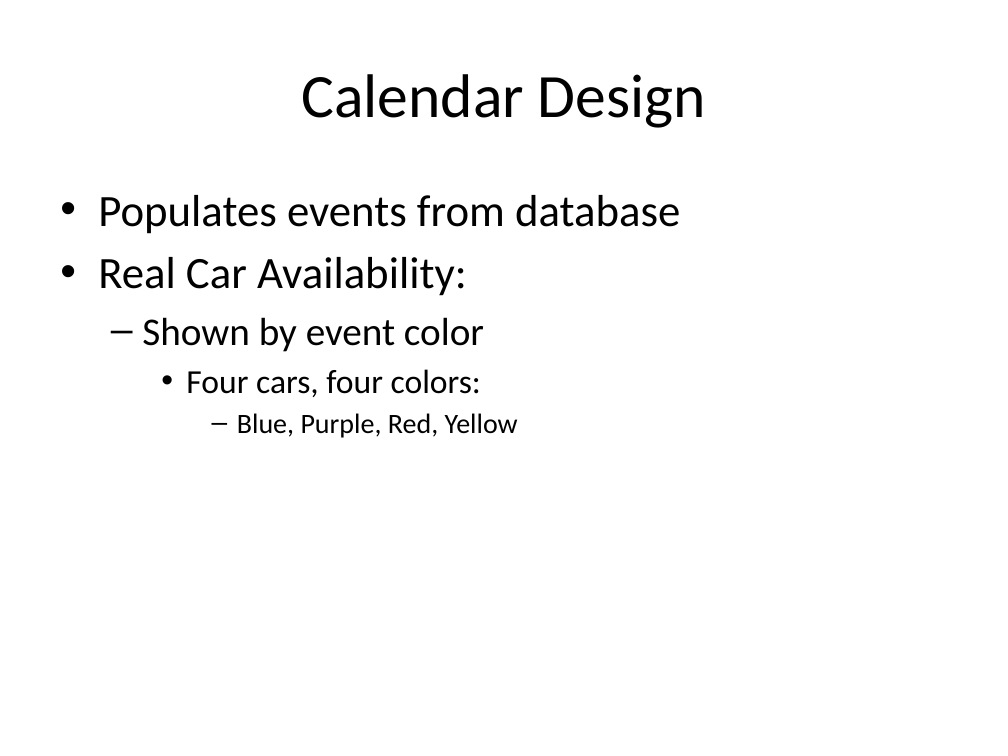
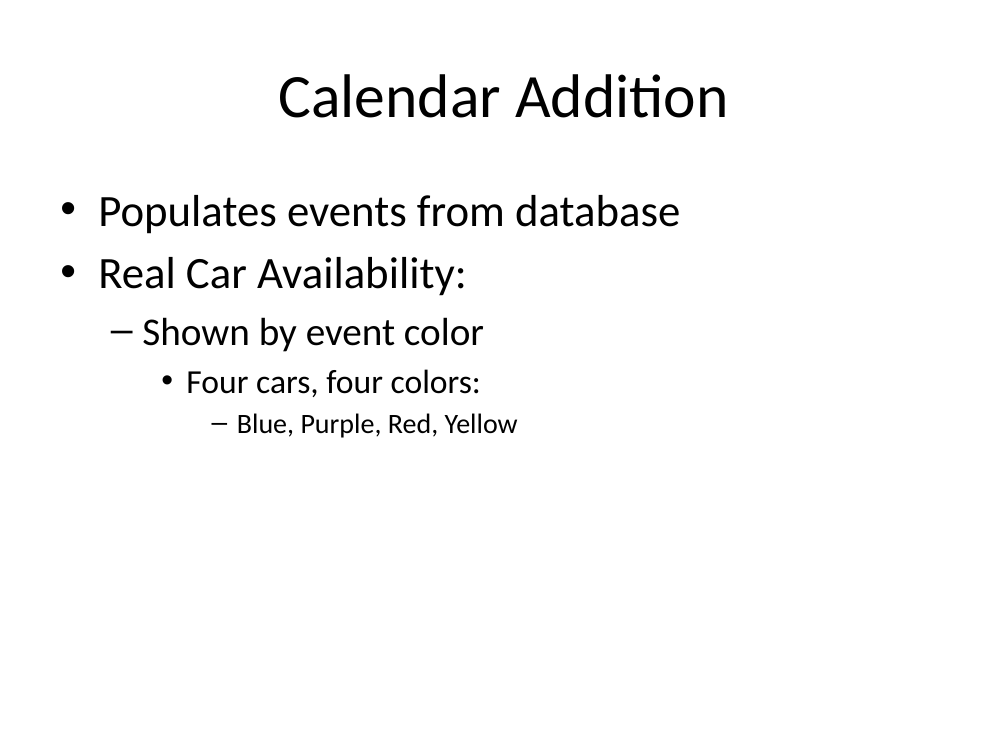
Before and after one commit to telepresencebot2/Transportation-For-Visually-Impaired, a slide deck: slide 11 of Cycle2DOC/CycleTwoPresentation.pptx. Drawn at 1008x756 pixels with LibreOffice and Linux fonts; fonts in the diff are those of the drawing; background and template pictures are left out. Boxes give left, top, right and bottom in pixels: in the first picture for what was removed or moved away, otherwise in the second. Text is boxed around its words. In the diff, an @@ line names an element or a change of style, - is before the commit and + after.

```diff
--- a/Cycle2DOC/CycleTwoPresentation.pptx
+++ b/Cycle2DOC/CycleTwoPresentation.pptx
@@ title at [279, 74, 728, 118]: text changed @@
-Calendar Design
+Calendar Addition
```
Also in this commit, not shown: 2 other slides changed, 1 slide added, 6 other files.
